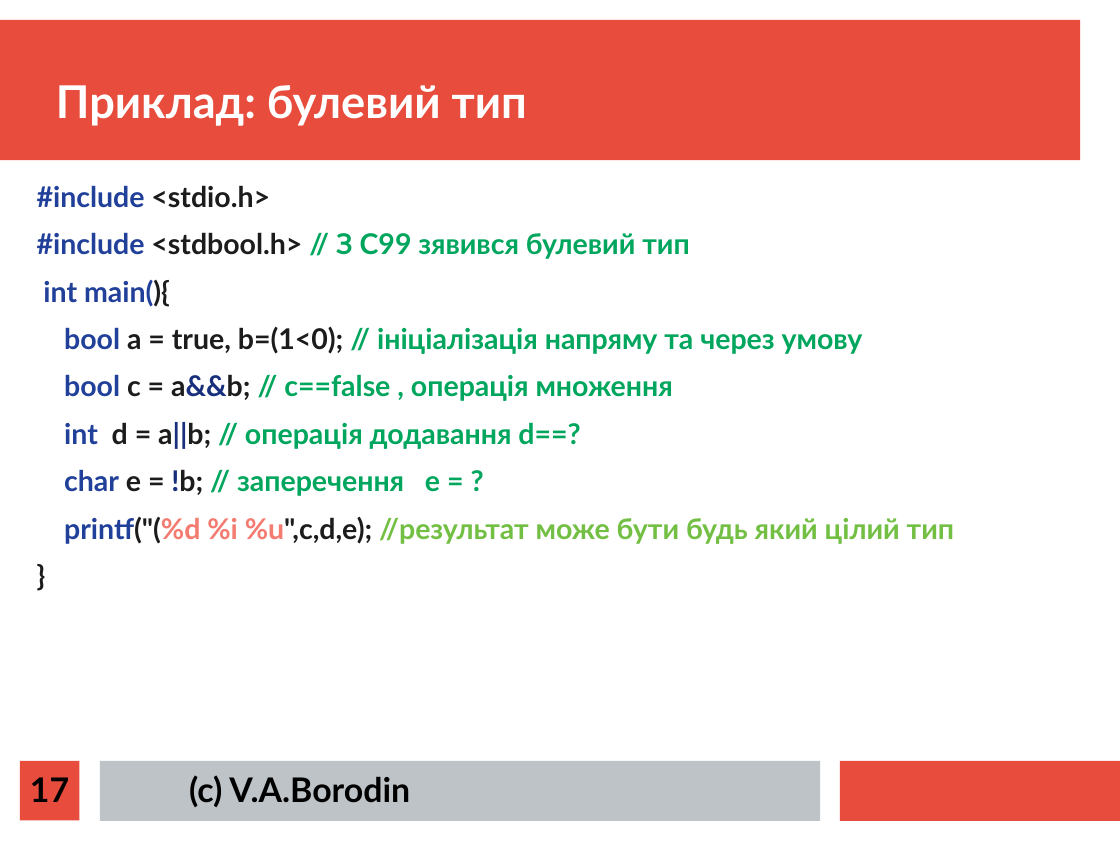
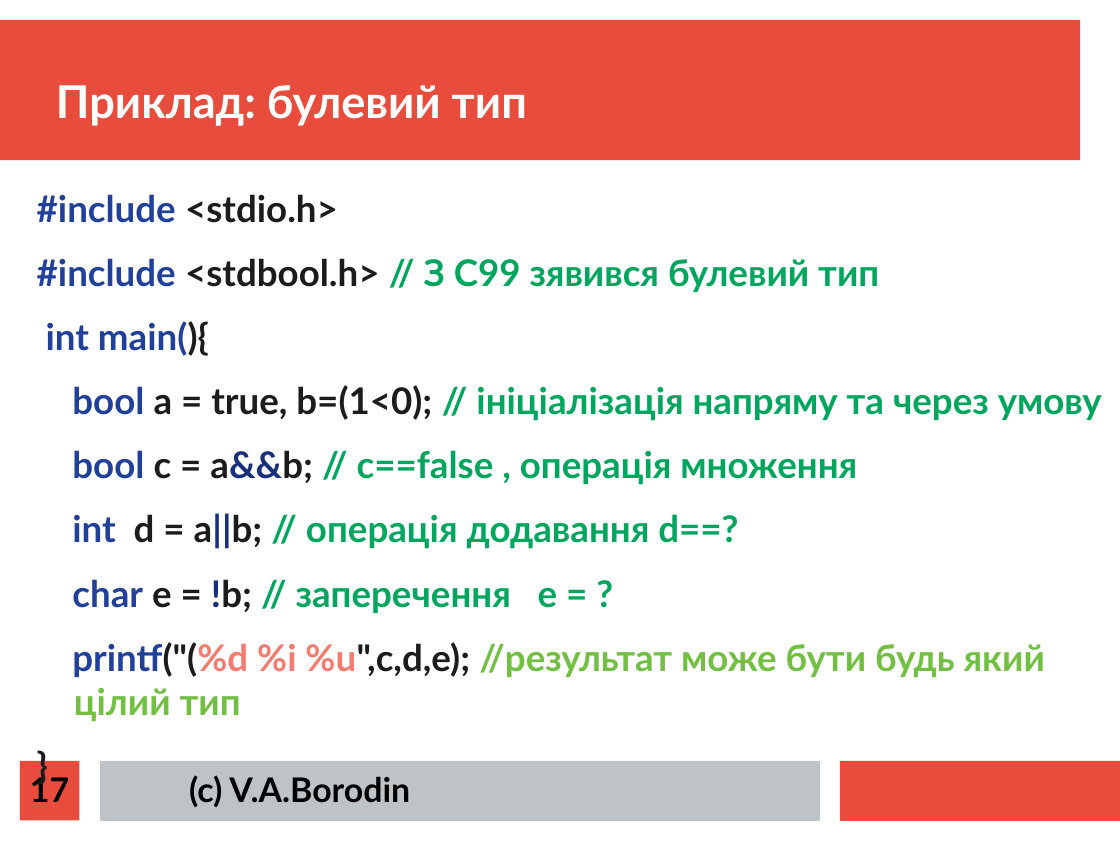
Before and after one commit to mecchmatProjects/CppCourse, a slide deck: slide 17 of Lect2/CppTutorUkr1.ppt. Drawn at 1120x841 pixels with LibreOffice and Linux fonts; fonts in the diff are those of the drawing. Boxes give left, top, right and bottom in pixels: in the first picture for what was removed or moved away, otherwise in the second. Text is boxed around its words. In the diff, an @@ line names an element or a change of style, - is before the commit and + after.

```diff
--- a/Lect2/CppTutorUkr1.ppt
+++ b/Lect2/CppTutorUkr1.ppt
@@ text "#include <stdio.h>" at <box>37,194,1102,678</box>: size 20.1 to 26 pt; line spacing 0.8 to 1 @@
```
Also in this commit, not shown: 10 other slides changed, 3 other files.
